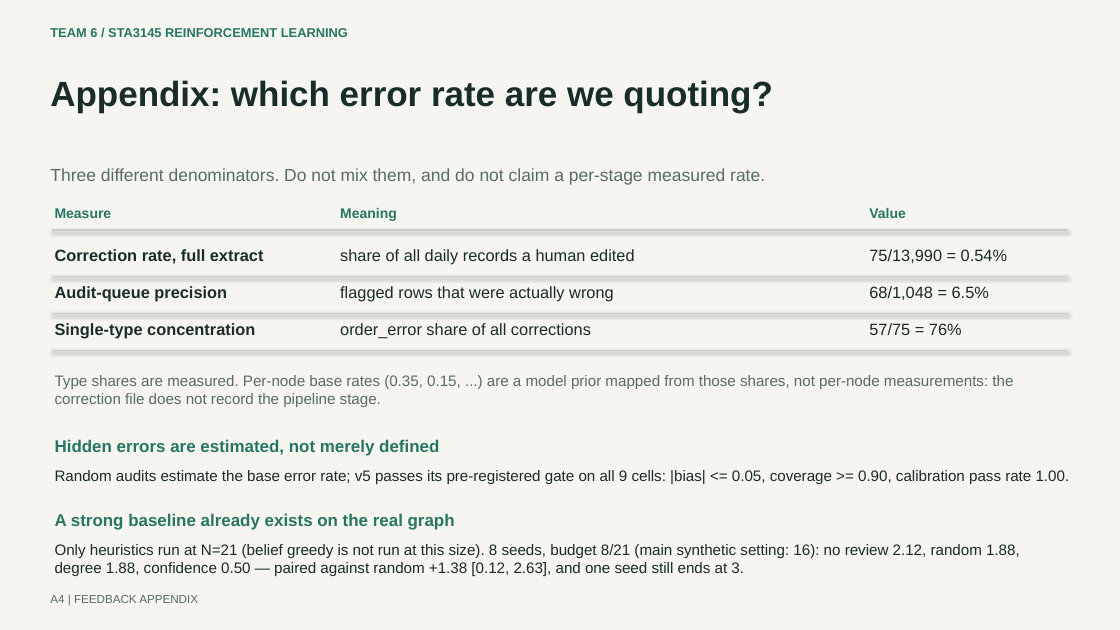
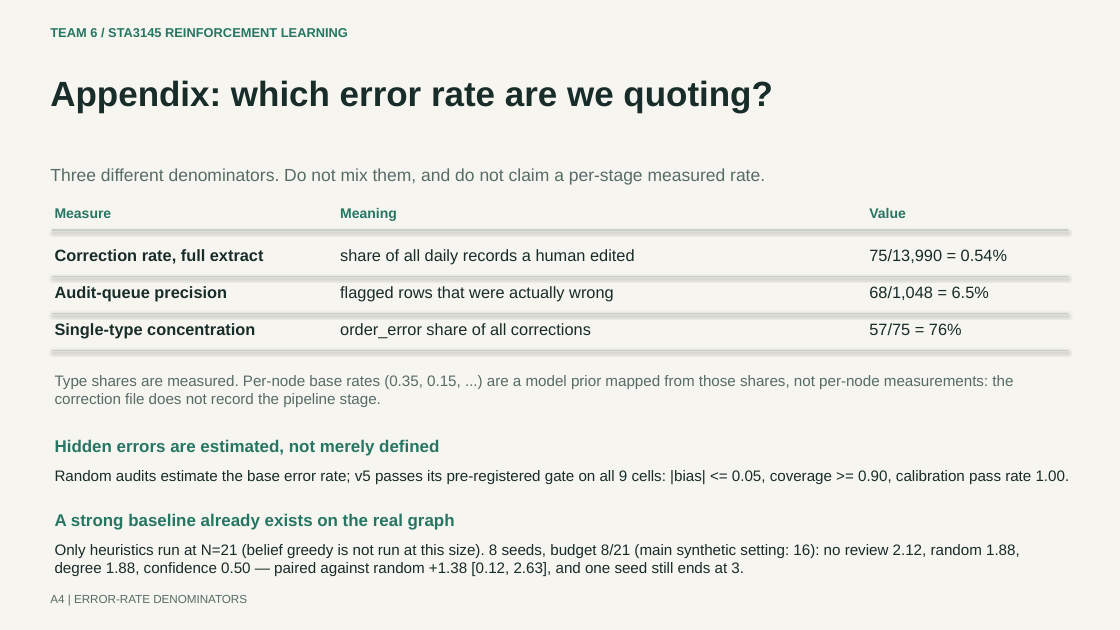
Before and after one commit to cyracaid/rl-oversight-dag, a slide deck: slide 4 of presentation_20261116/Team6_Feedback_Appendix.pptx. Drawn at 1120x630 pixels with LibreOffice and Linux fonts; fonts in the diff are those of the drawing. Boxes give left, top, right and bottom in pixels: in the first picture for what was removed or moved away, otherwise in the second. Text is boxed around its words. In the diff, an @@ line names an element or a change of style, - is before the commit and + after.

Commit message:
docs(presentation): ship the 14-slide feedback deck and its script
A1-A3 are merged after motivation, A4 closes the deck, and the kicker labels
name each appendix slide. The Nov 16 submission deck is untouched; the
submission readme now points at the update deck and its five-minute script.

```diff
--- a/presentation_20261116/Team6_Feedback_Appendix.pptx
+++ b/presentation_20261116/Team6_Feedback_Appendix.pptx
@@ text at (x1=50, y1=595, x2=247, y2=603): text changed @@
-A4 | FEEDBACK APPENDIX
+A4 | ERROR-RATE DENOMINATORS
```
Also in this commit, not shown: 3 other slides changed, 4 other files.
